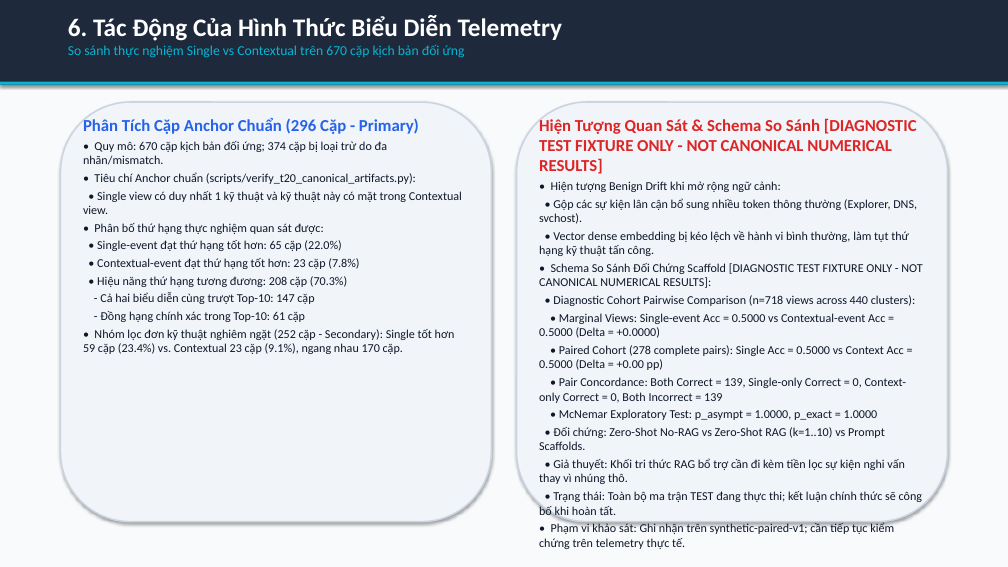
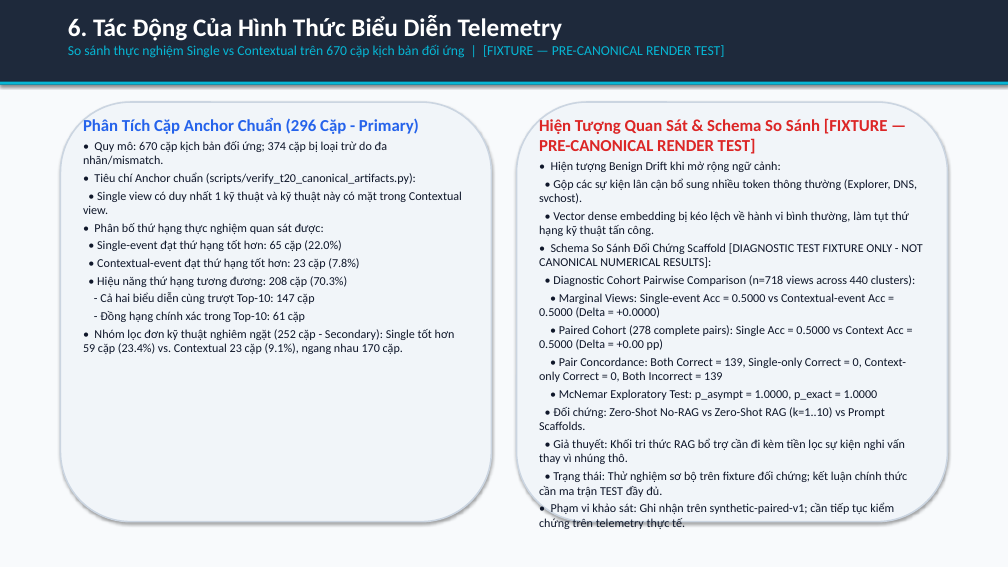
Before and after one commit to habachcp6/RAG2ATTCK, a slide deck: slide 7 of reports/evidence/fixture_populated_slides.pptx. Drawn at 1008x567 pixels with LibreOffice and Linux fonts; fonts in the diff are those of the drawing. Boxes give left, top, right and bottom in pixels: in the first picture for what was removed or moved away, otherwise in the second. Text is boxed around its words. In the diff, an @@ line names an element or a change of style, - is before the commit and + after.

```diff
--- a/reports/evidence/fixture_populated_slides.pptx
+++ b/reports/evidence/fixture_populated_slides.pptx
@@ text at box(68, 45, 724, 58): text changed @@
-So sánh thực nghiệm Single vs Contextual trên 670 cặp kịch bản đối ứng
+So sánh thực nghiệm Single vs Contextual trên 670 cặp kịch bản đối ứng | [FIXTURE — PRE-CANONICAL RENDER TEST]
@@ text at box(539, 118, 888, 154): text changed @@
-Hiện Tượng Quan Sát & Schema So Sánh [DIAGNOSTIC TEST FIXTURE ONLY - NOT CANONICAL NUMERICAL RESULTS]
+Hiện Tượng Quan Sát & Schema So Sánh [FIXTURE — PRE-CANONICAL RENDER TEST]
@@ text at box(539, 471, 907, 497): text changed @@
-• Trạng thái: Toàn bộ ma trận TEST đang thực thi; kết luận chính thức sẽ công bố khi hoàn tất.
+• Trạng thái: Thử nghiệm sơ bộ trên fixture đối chứng; kết luận chính thức cần ma trận TEST đầy đủ.
```
Also in this commit, not shown: 11 other slides changed, 17 other files.
